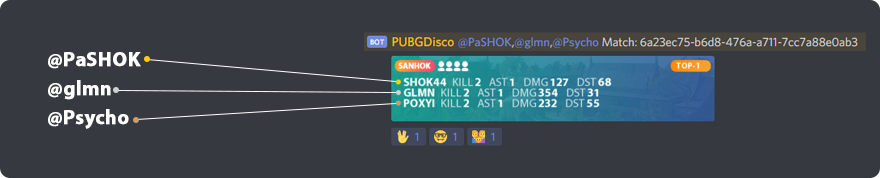
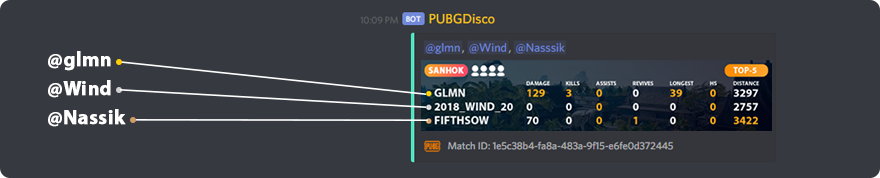
Revision of a layered 880×178 image; what changed, layer by layer:
added group "Group 3" with 2 layers above "Group 2" over [130, 117, 428, 123]
moved "Ellipse 1 copy 2" into group "Group 3", painted on it over [130, 117, 139, 123]
added layer "Shape 1 copy" in group "Group 3" over [132, 119, 428, 121]
added group "Group 2" with 2 layers above "Group 1" over [116, 87, 426, 108]
added layer "Shape 1 copy 2" in group "Group 2" over [120, 89, 426, 108]
moved "Ellipse 1 copy" into group "Group 2", painted on it over [113, 87, 122, 93]
added group "Group 1" with 2 layers above "@Nassik" over [116, 59, 426, 95]
moved "Ellipse 1" into group "Group 1", painted on it over [116, 56, 150, 65]
removed layer "Shape 3" over [136, 103, 396, 120]
removed layer "Shape 2" over [116, 90, 396, 93]
moved "Shape 1" into group "Group 1", painted on it over [119, 59, 426, 95]
renamed "@Psycho" to "@Nassik", painted on it over [64, 109, 129, 129]
renamed "@glmn" to "@Wind", painted on it over [63, 80, 111, 100]
renamed "@PaSHOK" to "@glmn", painted on it over [64, 51, 141, 71]
added layer "Layer 4" above "Layer 2" over [421, 60, 772, 131]
added layer "Layer 2" above "Layer 1" over [351, 11, 823, 164]
hid "Layer 1" over [364, 31, 866, 150]
